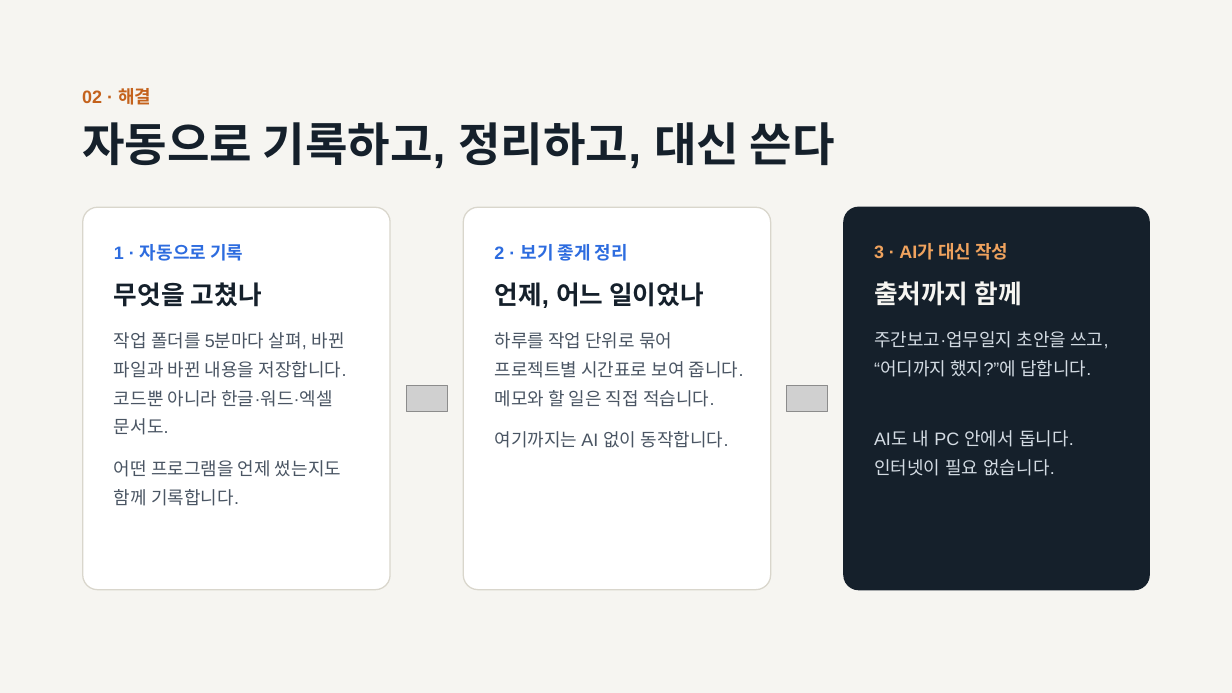
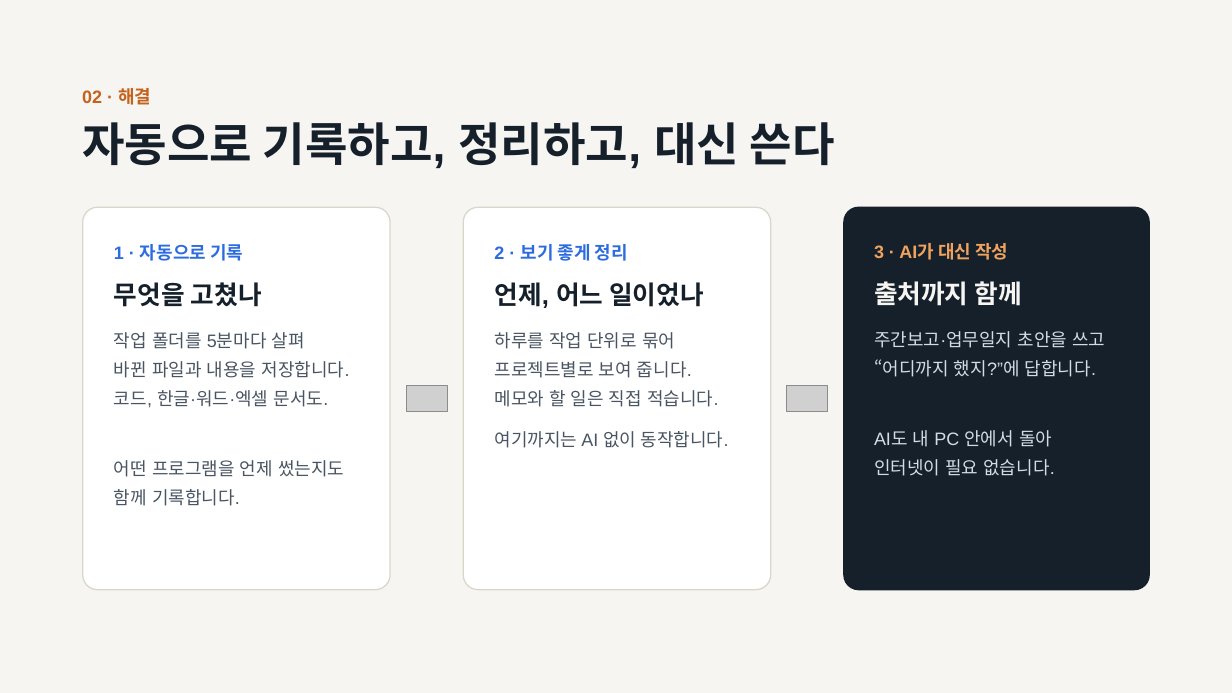
Before and after one commit to superokok/work-history, a slide deck: slide 3 of ppt/작업 기록 앱-(대인배)-v2.pptx. Drawn at 1232x693 pixels with LibreOffice and Linux fonts; fonts in the diff are those of the drawing; grey boxes stand for pictures. Boxes give left, top, right and bottom in pixels: in the first picture for what was removed or moved away, otherwise in the second. Text is boxed around its words. In the diff, an @@ line names an element or a change of style, - is before the commit and + after.

```diff
--- a/ppt/작업 기록 앱-(대인배)-v2.pptx
+++ b/ppt/작업 기록 앱-(대인배)-v2.pptx
@@ text at bbox=[114, 332, 349, 408]: text changed @@
-작업 폴더를 5분마다 살펴, 바뀐 파일과 바뀐 내용을 저장합니다. 코드뿐 아니라 한글·워드·엑셀 문서도.
+작업 폴더를 5분마다 살펴
+바뀐 파일과 내용을 저장합니다.
+코드, 한글·워드·엑셀 문서도.
@@ text at bbox=[494, 332, 719, 407]: text changed @@
-하루를 작업 단위로 묶어 프로젝트별 시간표로 보여 줍니다. 메모와 할 일은 직접 적습니다.
+하루를 작업 단위로 묶어
+프로젝트별로 보여 줍니다.
+메모와 할 일은 직접 적습니다.
@@ text at bbox=[874, 331, 1105, 377]: text changed @@
-주간보고·업무일지 초안을 쓰고, “어디까지 했지?”에 답합니다.
+주간보고·업무일지 초안을 쓰고
+“어디까지 했지?”에 답합니다.
@@ text at bbox=[874, 430, 1054, 476]: text changed @@
-AI도 내 PC 안에서 돕니다. 인터넷이 필요 없습니다.
+AI도 내 PC 안에서 돌아
+인터넷이 필요 없습니다.
```
Also in this commit, not shown: 8 other slides changed.
